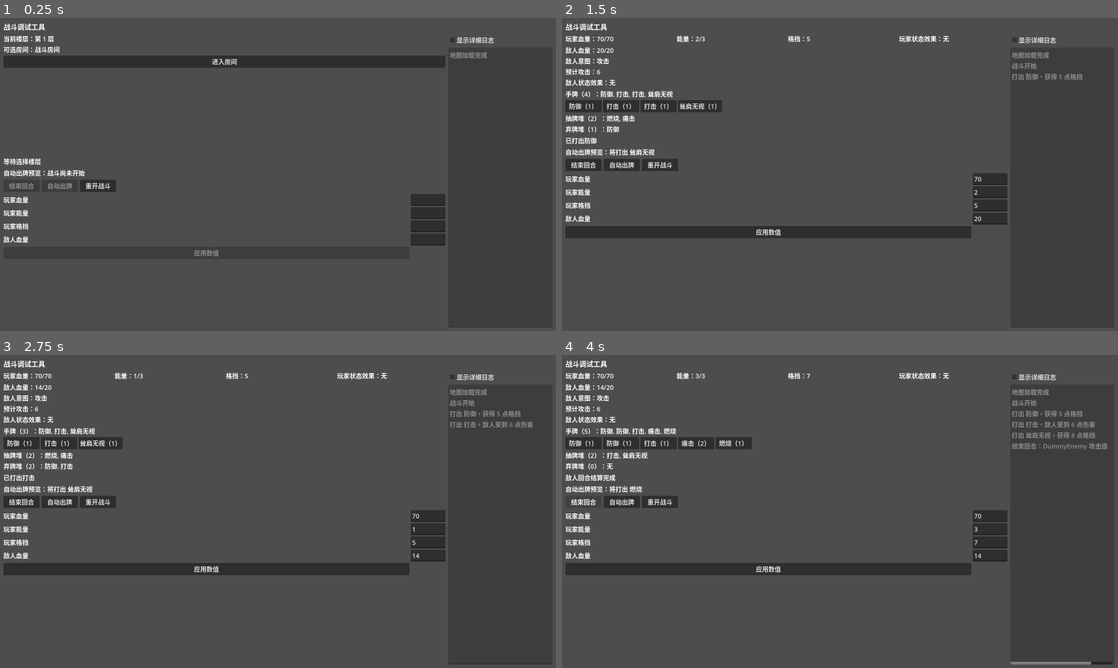
Above: before the commit, frames 1-4 (two rows, left to right).
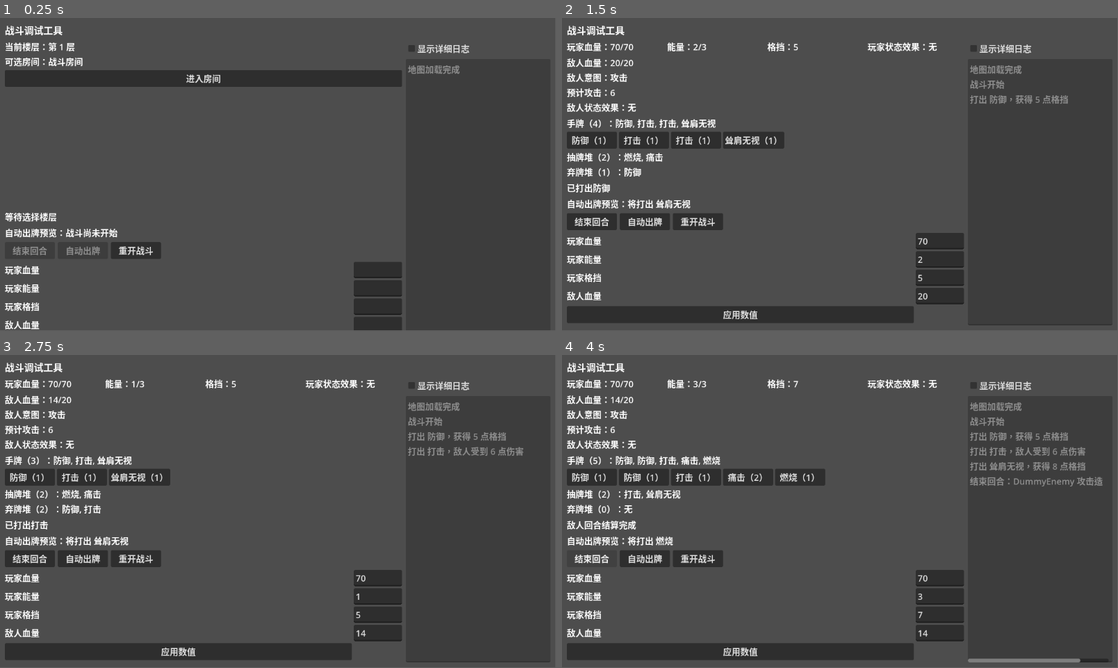
Above: after the commit, the same moments.

Repository: jxqxn/Godot-Game
Game: Godot game, scene res://scenes/stm/battle_debug_scene.tscn
Same seed, same stepped clock (60 frames per second), same inputs: the game is played once before the commit and once after it.
Inputs:
- Up to frame 1 (0.25 s): no input
- Up to frame 2 (1.5 s): click "进入房间" at 0.5 s; click "防御（1）" at 1.25 s
- Up to frame 3 (2.75 s): click "打击（1）" at 2 s
- Up to frame 4 (4 s): click "耸肩无视（1）" at 2.75 s; click "结束回合" at 3.5 s
The window is 800x450 before the commit and 799x449 after it. Grey fills any space a smaller window leaves; there, only what the larger window draws over its background counts as a difference.

The runs differ from the first frame. In frame 1, 12% of the frame differs, in the area x 0-89%, y 1-100%; in frame 2, 17%; in frame 3, 16%; in frame 4, 18%, in the area x 0-99%, y 1-99%.

Commit message:
Remove unused project window size settings

Diff:
--- a/project.godot
+++ b/project.godot
@@ -19,13 +19,6 @@
 
 McpInteractionServer="*res://scripts/autoload/mcp_interaction_server.gd"
 
-[display]
-
-window/size/viewport_width=1600
-window/size/viewport_height=900
-window/size/window_width_override=1600
-window/size/window_height_override=900
-
 [dotnet]
 
 project/assembly_name="Cards"
